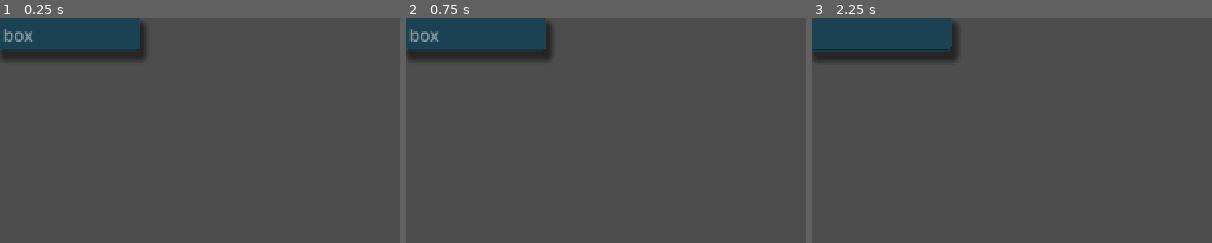
Above: before the commit, frames 1-3 (left to right).
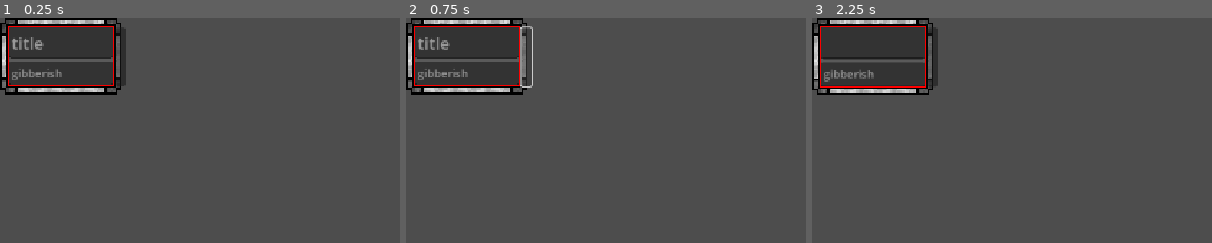
Above: after the commit, the same moments.

Repository: Toasterhog/Nodeweb
Game: Godot game, scene res://papperthings/box/box.tscn
Same seed, same stepped clock (60 frames per second), same inputs: the game is played once before the commit and once after it. This scene is started directly instead of the project's main scene.
Inputs (mouse positions are % of the whole screen's width and height, from its top left):
- Up to frame 1 (0.25 s): no input
- Up to frame 2 (0.75 s): click (15, 8) at 0.52 s
- Up to frame 3 (2.25 s): tap Enter at 1.25 s; drag from (9, 4) to (60, 28) at 1.27 s; tap Space at 2 s; drag from (30, 55) to (45, 70) at 2.02 s
The pictures show only the part of the screen within x 0-50%, y 0-50%; the shares and areas given below are measured in that part.

The runs differ from the first frame. In frame 1, 9.8% of the frame differs, in the area x 0-37%, y 0-35%; in frame 2, 9.7%; in frame 3, 9.8%.
Error before the commit: Cannot call method 'get_children' on a null value. (res://papperthings/box/box.gd:159)
Error after the commit: Cannot call method 'get_children' on a null value. (res://papperthings/box/box.gd:186)

Commit message:
copy pasted panelcontainer-bransh to main
merge conflicts seem complicated

Diff:
--- a/bundle/bundle.tscn
+++ b/bundle/bundle.tscn
@@ -1,7 +1,7 @@
 [gd_scene load_steps=6 format=3 uid="uid://bhwvnws1rjko1"]
 
 [ext_resource type="Script" uid="uid://0qftln2sxev6" path="res://bundle/bundle.gd" id="1_e8frx"]
-[ext_resource type="StyleBox" uid="uid://dslie07m1kvw8" path="res://bundle/stf_smooth.tres" id="2_8skqq"]
+[ext_resource type="StyleBox" uid="uid://spy3hb58k6gf" path="res://bundle/stf_pixel.tres" id="2_7y1ch"]
 [ext_resource type="Theme" uid="uid://dw2sfd8pw202m" path="res://bundle/button_drag_bundle_pixel.tres" id="3_8skqq"]
 
 [sub_resource type="StyleBoxFlat" id="StyleBoxFlat_8skqq"]
@@ -26,7 +26,7 @@
 offset_right = 180.0
 offset_bottom = 180.0
 mouse_filter = 1
-theme_override_styles/panel = ExtResource("2_8skqq")
+theme_override_styles/panel = ExtResource("2_7y1ch")
 
 [node name="drag_button" type="Button" parent="Panel"]
 texture_filter = 1
@@ -48,6 +48,7 @@
 action_mode = 0
 
 [node name="drag_button2" type="Button" parent="Panel"]
+z_index = 1
 texture_filter = 1
 custom_minimum_size = Vector2(35, 35)
 layout_mode = 1
--- /dev/null
+++ b/papperthings/box/LineEdit.tres
@@ -0,0 +1,7 @@
+[gd_resource type="StyleBoxFlat" load_steps=0 format=3 uid="uid://bpgb76j1gytm4"]
+
+[resource]
+bg_color = Color(0.0494, 0.19266, 0.38, 1)
+border_color = Color(0.0923, 0.35997, 0.71, 1)
+corner_radius_top_left = 5
+corner_radius_top_right = 5
--- /dev/null
+++ b/papperthings/box/LineEdit_texture.tres
@@ -0,0 +1,13 @@
+[gd_resource type="StyleBoxTexture" load_steps=2 format=3 uid="uid://bjj81ehc027iq"]
+
+[ext_resource type="Texture2D" uid="uid://mxy4qg5n5uy2" path="res://papperthings/box/7ght6K.png" id="1_jb815"]
+
+[resource]
+texture = ExtResource("1_jb815")
+texture_margin_left = 46.0
+texture_margin_top = 45.0
+texture_margin_right = 46.0
+texture_margin_bottom = 45.0
+axis_stretch_horizontal = 1
+axis_stretch_vertical = 1
+region_rect = Rect2(195, 195, 186, 186)
--- /dev/null
+++ b/papperthings/box/TextEdit.tres
@@ -0,0 +1,7 @@
+[gd_resource type="StyleBoxFlat" format=3 uid="uid://dy5xcm4jxhkpt"]
+
+[resource]
+bg_color = Color(0.0494, 0.19266, 0.38, 1)
+border_color = Color(0.0923, 0.35997, 0.71, 1)
+corner_radius_bottom_right = 5
+corner_radius_bottom_left = 5
--- /dev/null
+++ b/papperthings/box/TextEdit_texture.tres
@@ -0,0 +1,14 @@
+[gd_resource type="StyleBoxTexture" load_steps=2 format=3 uid="uid://cb3ytgp425pt6"]
+
+[ext_resource type="Texture2D" uid="uid://mxy4qg5n5uy2" path="res://papperthings/box/7ght6K.png" id="1_s5fhv"]
+
+[resource]
+texture = ExtResource("1_s5fhv")
+texture_margin_left = 21.0
+texture_margin_top = 21.0
+texture_margin_right = 22.0
+texture_margin_bottom = 21.0
+expand_margin_top = 28.0
+axis_stretch_horizontal = 1
+axis_stretch_vertical = 1
+region_rect = Rect2(579, 579, 187, 186)
--- a/papperthings/box/box.gd
+++ b/papperthings/box/box.gd
@@ -1,27 +1,28 @@
-extends Panel
+extends PanelContainer
 class_name BoxClass
 
 @export var id: int = -1
 @export var links: Array = []
 
-signal moved  # Emits when the box moves
+signal moved
 
 # Find ToolAddLink dynamically to prevent cyclic reference
 @onready var tool_add_link: ToolAddLink = get_tree().get_first_node_in_group("tool_add_link")
 @onready var state_machine := get_node("/root/Main/state_machine_tools")
-@onready var VBC: VBoxContainer = $VBoxContainer
-@onready var HBC: HBoxContainer = $VBoxContainer/HBoxContainer
-@onready var TE: TextEdit = $VBoxContainer/TextEdit
-@onready var LE: TextEdit = $VBoxContainer/LineEdit
-
+@onready var BH: Node2D = get_node("/root/Main/papper/boxHolder")
+@onready var VBC: VBoxContainer = $MarginContainer/VBoxContainer
+@onready var TE: TextEdit = $MarginContainer/VBoxContainer/TextEdit
+@onready var LE: TextEdit = $MarginContainer/VBoxContainer/LineEdit
 
 var is_dragging := false
 var is_flowing := true
+var is_scaling := false
 var drag_offset := Vector2.ZERO
 var mouse_inside := false
 var middlepos : Vector2
-
-@onready var BH: Node2D = get_node("/root/Main/papper/boxHolder")
+var cust_width_fold : float = 0
+var cust_width_expnd : float = 0
+
 
 
 func _ready() -> void:
@@ -30,15 +31,9 @@
 	add_to_group("boxes")
 	update_vbc_and_panel_size()
 
-#### gui input only called if mouse point is in gui rect
 ### there is a has_point() method
 
 func _input(event: InputEvent) -> void:
-
-	#if mouse_inside and event is InputEventMouseButton and event.double_click and event.button_index == MOUSE_BUTTON_LEFT:
-		#await get_tree().process_frame
-		#var te = $VBoxContainer/TextEdit
-		#te.grab_focus()
 
 	if TE.has_focus() or LE.has_focus():
 		if (mouse_inside == false and event is InputEventMouseButton and event.pressed\
@@ -68,8 +63,8 @@
 
 
 func _process(_delta: float) -> void:
-
 	if is_dragging:
+		pass
 		global_position = get_global_mouse_position() - drag_offset
 		middlepos = global_position + size/2
 		moved.emit()
@@ -85,6 +80,16 @@
 				i.is_flowing = true
 				i.set_process(true)
 
+	elif is_scaling:
+		if not TE.visible:
+			cust_width_fold = get_global_mouse_position().x - global_position.x
+			cust_width_fold = maxf(150+24, cust_width_fold)
+		else:
+			cust_width_expnd = get_global_mouse_position().x - global_position.x
+			cust_width_expnd = max(150+24, cust_width_expnd, TE.get_minimum_size().x + 24)
+		update_vbc_and_panel_size()
+
+
 	elif is_flowing:
 		flow()
 	else:
@@ -116,11 +121,33 @@
 	update_vbc_and_panel_size()
 
 func update_vbc_and_panel_size():
-	VBC.size = Vector2.ZERO
+	var w
+	var wi
+
+	if TE.visible == false:
+		w = maxf(150+24, cust_width_fold)
+		wi = maxf(150, cust_width_fold -24)
+
+	else:
+		w = maxf(150+24 , cust_width_expnd)
+		wi = maxf(150, cust_width_expnd -24)
+
+	LE.size.x = wi
+	TE.size.x = wi
+	VBC.size.x = wi
+	size.x = w
+
+	LE.size.y = 0
 	await get_tree().process_frame
-	size = VBC.size
+	size.y = 0
+	VBC.size.y  = 0
+	TE.size.y  = 0
+
 	middlepos = global_position + size/2
 	moved.emit()
+
+
+
 
 #@export var curve : Curve
 #func flow2():
@@ -189,3 +216,13 @@
 
 func set_color(color : Color):
 	self_modulate = color
+
+
+
+func _on_button_scale_le_down() -> void:
+	is_scaling = true
+	set_process(true)
+
+
+func _on_button_scale_le_up() -> void:
+	is_scaling = false
--- a/papperthings/box/box.tscn
+++ b/papperthings/box/box.tscn
@@ -1,69 +1,60 @@
 [gd_scene load_steps=6 format=3 uid="uid://wfnqhd3r5fxx"]
 
+[ext_resource type="StyleBox" uid="uid://tunkcckfrswo" path="res://papperthings/box/box5.tres" id="1_hwf1r"]
 [ext_resource type="Script" uid="uid://7gx01op71qhq" path="res://papperthings/box/box.gd" id="1_p41sv"]
-
-[sub_resource type="StyleBoxFlat" id="StyleBoxFlat_wcjw6"]
-bg_color = Color(1, 1, 1, 1)
-corner_radius_top_left = 5
-corner_radius_top_right = 5
-corner_radius_bottom_right = 5
-corner_radius_bottom_left = 4
-shadow_color = Color(0, 0, 0, 0.501961)
-shadow_size = 10
-shadow_offset = Vector2(5, 10)
-
-[sub_resource type="RectangleShape2D" id="RectangleShape2D_t8o5h"]
 
 [sub_resource type="StyleBoxEmpty" id="StyleBoxEmpty_ryaet"]
 
 [sub_resource type="StyleBoxEmpty" id="StyleBoxEmpty_wcjw6"]
 
-[node name="base" type="Panel"]
-self_modulate = Color(0.1105, 0.497142, 0.65, 1)
-custom_minimum_size = Vector2(200, 45.39)
-offset_right = 200.0
-offset_bottom = 45.39
+[sub_resource type="GDScript" id="GDScript_p41sv"]
+script/source = "extends ReferenceRect
+
+@onready var v_box_container = $\"../MarginContainer/VBoxContainer\"
+func _process(delta: float) -> void:
+	size = v_box_container.size
+	global_position = v_box_container.global_position
+"
+
+[node name="base" type="PanelContainer"]
+texture_filter = 1
+custom_minimum_size = Vector2(174, 63)
+offset_right = 174.0
+offset_bottom = 109.0
 focus_mode = 2
-theme_override_styles/panel = SubResource("StyleBoxFlat_wcjw6")
+theme_override_styles/panel = ExtResource("1_hwf1r")
 script = ExtResource("1_p41sv")
 
-[node name="Area2D" type="Area2D" parent="."]
-visible = false
+[node name="MarginContainer" type="MarginContainer" parent="."]
+layout_mode = 2
+mouse_filter = 2
+theme_override_constants/margin_left = -12
+theme_override_constants/margin_top = -12
+theme_override_constants/margin_right = -12
+theme_override_constants/margin_bottom = -12
 
-[node name="CollisionShape2D" type="CollisionShape2D" parent="Area2D"]
-visible = false
-position = Vector2(100, 100)
-scale = Vector2(12.5, 12.5)
-shape = SubResource("RectangleShape2D_t8o5h")
-
-[node name="VBoxContainer" type="VBoxContainer" parent="."]
-custom_minimum_size = Vector2(200, 0)
-layout_mode = 1
-offset_right = 200.0
-offset_bottom = 100.0
+[node name="VBoxContainer" type="VBoxContainer" parent="MarginContainer"]
+texture_filter = 2
+layout_mode = 2
 mouse_filter = 2
 
-[node name="LineEdit" type="TextEdit" parent="VBoxContainer"]
+[node name="LineEdit" type="TextEdit" parent="MarginContainer/VBoxContainer"]
 clip_contents = false
-custom_minimum_size = Vector2(200, 0)
+custom_minimum_size = Vector2(150, 39)
 layout_mode = 2
-size_flags_horizontal = 3
 focus_neighbor_bottom = NodePath("../TextEdit")
 mouse_filter = 1
 theme_override_font_sizes/font_size = 24
 theme_override_styles/focus = SubResource("StyleBoxEmpty_ryaet")
-placeholder_text = "box"
+placeholder_text = "title"
 context_menu_enabled = false
-emoji_menu_enabled = false
 wrap_mode = 1
 scroll_fit_content_height = true
-scroll_fit_content_width = true
 caret_blink = true
 
-[node name="TextEdit" type="TextEdit" parent="VBoxContainer"]
-visible = false
+[node name="TextEdit" type="TextEdit" parent="MarginContainer/VBoxContainer"]
 clip_contents = false
-custom_minimum_size = Vector2(0, 50)
+custom_minimum_size = Vector2(150, 35)
 layout_mode = 2
 focus_neighbor_top = NodePath("../LineEdit")
 mouse_filter = 1
@@ -74,7 +65,33 @@
 scroll_fit_content_width = true
 caret_blink = true
 
+[node name="Control" type="Control" parent="MarginContainer"]
+layout_mode = 2
+mouse_filter = 2
+
+[node name="Button_scale_LE" type="Button" parent="MarginContainer/Control"]
+layout_mode = 2
+anchor_left = 1.0
+anchor_right = 1.0
+anchor_bottom = 1.0
+offset_left = 3.0
+offset_top = 1.0
+offset_right = 18.0
+grow_horizontal = 0
+grow_vertical = 2
+size_flags_horizontal = 8
+mouse_default_cursor_shape = 10
+
+[node name="ReferenceRect" type="ReferenceRect" parent="."]
+layout_mode = 2
+mouse_filter = 2
+border_width = 1.6
+editor_only = false
+script = SubResource("GDScript_p41sv")
+
 [connection signal="mouse_entered" from="." to="." method="_on_mouse_entered"]
 [connection signal="mouse_exited" from="." to="." method="_on_mouse_exited"]
-[connection signal="text_changed" from="VBoxContainer/LineEdit" to="." method="update_vbc_and_panel_size"]
-[connection signal="text_changed" from="VBoxContainer/TextEdit" to="." method="update_vbc_and_panel_size"]
+[connection signal="text_changed" from="MarginContainer/VBoxContainer/LineEdit" to="." method="update_vbc_and_panel_size"]
+[connection signal="text_changed" from="MarginContainer/VBoxContainer/TextEdit" to="." method="update_vbc_and_panel_size"]
+[connection signal="button_down" from="MarginContainer/Control/Button_scale_LE" to="." method="_on_button_scale_le_down"]
+[connection signal="button_up" from="MarginContainer/Control/Button_scale_LE" to="." method="_on_button_scale_le_up"]
--- /dev/null
+++ b/papperthings/box/box2.tres
@@ -0,0 +1,13 @@
+[gd_resource type="StyleBoxTexture" load_steps=2 format=3 uid="uid://d4nbi03pqiy5g"]
+
+[ext_resource type="Texture2D" uid="uid://dxjuxvy81ey3x" path="res://papperthings/box/untitled.png" id="1_mojrg"]
+
+[resource]
+texture = ExtResource("1_mojrg")
+texture_margin_left = 26.0
+texture_margin_top = 26.0
+texture_margin_right = 24.0
+texture_margin_bottom = 24.0
+axis_stretch_horizontal = 1
+axis_stretch_vertical = 1
+region_rect = Rect2(3, 3, 90, 90)
--- /dev/null
+++ b/papperthings/box/box3.tres
@@ -0,0 +1,12 @@
+[gd_resource type="StyleBoxTexture" load_steps=2 format=3 uid="uid://bve27q2fkcixn"]
+
+[ext_resource type="Texture2D" uid="uid://bfs1n40poie8a" path="res://papperthings/box/box5_200.png" id="1_sg0c7"]
+
+[resource]
+texture = ExtResource("1_sg0c7")
+texture_margin_left = 14.0
+texture_margin_top = 14.0
+texture_margin_right = 14.0
+texture_margin_bottom = 14.0
+axis_stretch_horizontal = 1
+axis_stretch_vertical = 1
--- /dev/null
+++ b/papperthings/box/box4.tres
@@ -0,0 +1,12 @@
+[gd_resource type="StyleBoxTexture" load_steps=2 format=3 uid="uid://b4f64yi0e31ql"]
+
+[ext_resource type="Texture2D" uid="uid://bb7ksexsmvetd" path="res://papperthings/box/box6_300.png" id="1_6vdj4"]
+
+[resource]
+texture = ExtResource("1_6vdj4")
+texture_margin_left = 27.0
+texture_margin_top = 27.0
+texture_margin_right = 27.0
+texture_margin_bottom = 27.0
+axis_stretch_horizontal = 1
+axis_stretch_vertical = 1
--- /dev/null
+++ b/papperthings/box/box5.tres
@@ -0,0 +1,13 @@
+[gd_resource type="StyleBoxTexture" load_steps=2 format=3 uid="uid://tunkcckfrswo"]
+
+[ext_resource type="Texture2D" uid="uid://b1fvpqk3s7sgg" path="res://papperthings/box/box9_300.png" id="1_5r2iw"]
+
+[resource]
+texture = ExtResource("1_5r2iw")
+texture_margin_left = 24.0
+texture_margin_top = 24.0
+texture_margin_right = 24.0
+texture_margin_bottom = 24.0
+axis_stretch_horizontal = 1
+axis_stretch_vertical = 1
+region_rect = Rect2(0, 0, 96, 96)
--- /dev/null
+++ b/papperthings/box/box6.tres
@@ -0,0 +1,13 @@
+[gd_resource type="StyleBoxTexture" load_steps=2 format=3 uid="uid://caplknhnqyj7k"]
+
+[ext_resource type="Texture2D" uid="uid://db42j0tbphv2p" path="res://papperthings/box/box10_300.png" id="1_dnoe3"]
+
+[resource]
+texture = ExtResource("1_dnoe3")
+texture_margin_left = 24.0
+texture_margin_top = 24.0
+texture_margin_right = 21.0
+texture_margin_bottom = 21.0
+axis_stretch_horizontal = 1
+axis_stretch_vertical = 1
+region_rect = Rect2(3, 3, 90, 90)
--- /dev/null
+++ b/papperthings/box/box_theme.tres
@@ -0,0 +1,9 @@
+[gd_resource type="Theme" load_steps=3 format=3 uid="uid://bja0qgixv3n7q"]
+
+[ext_resource type="StyleBox" uid="uid://bpgb76j1gytm4" path="res://papperthings/box/LineEdit.tres" id="1_nl7eb"]
+
+[sub_resource type="StyleBoxEmpty" id="StyleBoxEmpty_jnfxe"]
+
+[resource]
+TextEdit/styles/focus = SubResource("StyleBoxEmpty_jnfxe")
+TextEdit/styles/normal = ExtResource("1_nl7eb")
--- /dev/null
+++ b/papperthings/box/panel.tres
@@ -0,0 +1,11 @@
+[gd_resource type="StyleBoxFlat" load_steps=0 format=3 uid="uid://blp7qhy6v8txg"]
+
+[resource]
+bg_color = Color(1, 1, 1, 1)
+corner_radius_top_left = 5
+corner_radius_top_right = 5
+corner_radius_bottom_right = 5
+corner_radius_bottom_left = 5
+shadow_color = Color(0, 0, 0, 0.501961)
+shadow_size = 10
+shadow_offset = Vector2(5, 10)
--- a/papperthings/link/link.gd
+++ b/papperthings/link/link.gd
@@ -1,8 +1,8 @@
 extends Node2D
 class_name Link
 
-@export var start_box: Panel
-@export var end_box: Panel
+@export var start_box: PanelContainer
+@export var end_box: PanelContainer
 
 const  default_width := 8.0
 const hover_width := 14.0
--- a/saveAndLoad/load_dialog.gd
+++ b/saveAndLoad/load_dialog.gd
@@ -47,14 +47,14 @@
 	for i in A_position.size():
 
 		var box := BOX.instantiate()
-		var LE := box.get_node("VBoxContainer/LineEdit")
-		var TE := box.get_node("VBoxContainer/TextEdit")
+		var LE := box.get_node("MarginContainer/VBoxContainer/LineEdit")
+		var TE := box.get_node("MarginContainer/VBoxContainer/TextEdit")
 
 		LE.text = A_LE[i]
 		TE.text = A_TE[i]
-		box.self_modulate = A_color[i]
+		box.set_color(A_color[i])
 		box.position = A_position[i]
-		box.get_node("VBoxContainer/TextEdit").visible = A_ex[i]
+		box.get_node("MarginContainer/VBoxContainer/TextEdit").visible = A_ex[i]
 		box.id = A_id[i] + 1000
 		box_holder.add_child(box)
 		box.update_vbc_and_panel_size()
--- a/saveAndLoad/save_dialog.gd
+++ b/saveAndLoad/save_dialog.gd
@@ -43,31 +43,33 @@
 	button_animate.emit()
 	var document = DOCUMENT_PRESET_RESOURCE.duplicate()
 
-	var length := box_holder.get_child_count()
-	document.id.resize(length)
-	document.pos.resize(length)
-	document.color.resize(length)
-	document.LineText.resize(length)
-	document.BodyText.resize(length)
-	document.expanded.resize(length)
+	var boxhcc := box_holder.get_child_count()
+	document.id.resize(boxhcc)
+	document.pos.resize(boxhcc)
+	document.color.resize(boxhcc)
+	document.LineText.resize(boxhcc)
+	document.BodyText.resize(boxhcc)
+	document.expanded.resize(boxhcc)
 
-	document.link_sb.resize(link_holder.get_child_count())
-	document.link_eb.resize(link_holder.get_child_count())
+	var linkhcc := link_holder.get_child_count()
+	document.link_sb.resize(linkhcc)
+	document.link_eb.resize(linkhcc)
 
-	document.bundle_id.resize(bundle_holder.get_child_count())
-	document.bundle_pos.resize(bundle_holder.get_child_count())
-	document.bundle_size.resize(bundle_holder.get_child_count())
-	document.bundle_color.resize(bundle_holder.get_child_count())
-	document.bundle_label.resize(bundle_holder.get_child_count())
+	var bundlehcc:= bundle_holder.get_child_count()
+	document.bundle_id.resize(bundlehcc)
+	document.bundle_pos.resize(bundlehcc)
+	document.bundle_size.resize(bundlehcc)
+	document.bundle_color.resize(bundlehcc)
+	document.bundle_label.resize(bundlehcc)
 
 	for b in box_holder.get_children():
 		var i = b.get_index()
 		document.id[i] = b.id
 		document.pos[i] = b.position
 		document.color[i] = b.self_modulate
-		document.LineText[i] = b.get_node("VBoxContainer/HBoxContainer/LineEdit").text
-		document.BodyText[i] = b.get_node("VBoxContainer/TextEdit").text
-		document.expanded[i] = b.get_node("VBoxContainer/TextEdit").visible
+		document.LineText[i] = b.get_node("MarginContainer/VBoxContainer/LineEdit").text
+		document.BodyText[i] = b.get_node("MarginContainer/VBoxContainer/TextEdit").text
+		document.expanded[i] = b.get_node("$MarginContainer/VBoxContainer/TextEdit").visible
 
 	for l in link_holder.get_children():
 		var i = l.get_index()
--- a/scenes/second_main.tscn
+++ b/scenes/second_main.tscn
@@ -122,7 +122,7 @@
 custom_minimum_size = Vector2(31, 0)
 layout_mode = 2
 flat = true
-color = Color(0.0494, 0.19266, 0.38, 1)
+color = Color(0.854902, 0.458824, 0.145098, 1)
 
 [node name="Button" type="Button" parent="CanvasLayer/VBoxContainer/HBoxContainer2/ColorPickerButton"]
 layout_mode = 1
--- a/scripts/camera_2d.gd
+++ b/scripts/camera_2d.gd
@@ -1,7 +1,7 @@
 extends Camera2D
 
 var target_zoom := 1.0
-var max_zoom := 2  # furthest in
+var max_zoom := 5  # furthest in
 var min_zoom := 0.3  #furthest out
 var delta_zoom := 0.3 #sensitivity / differance per wheel movement
 var zoom_rate := 10  #speed to follow, lower = dragy and delayed
@@ -37,10 +37,12 @@
 func zoom_out() -> void:
 	target_zoom = max(target_zoom * (1- delta_zoom), min_zoom)
 	set_physics_process(true)
+	print("(out) target_zoom: " , target_zoom)
 
 func zoom_in() -> void:
 	target_zoom = min(target_zoom *(1+delta_zoom), max_zoom)
 	set_physics_process(true)
+	print("(in) target_zoom: " , target_zoom)
 
 func _physics_process(delta: float) -> void:
 	zoom = lerp( zoom, target_zoom * Vector2.ONE, zoom_rate * delta )
--- a/state/tool_add_box.gd
+++ b/state/tool_add_box.gd
@@ -9,4 +9,5 @@
 				var box = preload("uid://wfnqhd3r5fxx").instantiate()
 				box.position = $"../../papper".get_global_mouse_position() - box.size/2
 				box.self_modulate = default_color
+				#box.get_node("VBoxContainer/HBoxContainer/ColorPickerButton").color = default_color
 				box_holder.add_child(box)
--- a/state/tool_add_link.gd
+++ b/state/tool_add_link.gd
@@ -1,10 +1,10 @@
 extends State
 class_name ToolAddLink
 
-var grabbing_box: Panel = null
+var grabbing_box: PanelContainer = null
 var is_dragging: bool = false
 var link_preview: Line2D = null
-var start_box: Panel = null
+var start_box: PanelContainer = null
 @onready var papper: Node2D = $"../../papper"
 @onready var link_scene = preload("uid://bbfr0s07ij6tq")
 @onready var link_holder = $"../../papper/linkHolder"
@@ -51,7 +51,7 @@
 		var mouse_papper_pos = papper.get_local_mouse_position()
 		link_preview.points = [start_box.middlepos, mouse_papper_pos]
 
-func instantiate_link(box_a: Panel, box_b: Panel):
+func instantiate_link(box_a: PanelContainer, box_b: PanelContainer):
 	var link = link_scene.instantiate()
 	link.start_box = box_a
 	link.end_box = box_b
@@ -71,10 +71,10 @@
 		link_preview.queue_free()
 		link_preview = null
 
-func mouse_over_box(box: Panel):
+func mouse_over_box(box: PanelContainer):
 	grabbing_box = box
 
-func check_if_link_pair_doesnt_exists(sb : Panel, eb : Panel) -> bool: #checks if the two boxes has a link between them
+func check_if_link_pair_doesnt_exists(sb : PanelContainer, eb : PanelContainer) -> bool: #checks if the two boxes has a link between them
 	for L: Link in sb.links:
 		if L.start_box == eb or L.end_box == eb:
 			return false
Binary file added: papperthings/box/7ght6K.png
Not shown, added: papperthings/box/7ght6K.png.import
Binary file added: papperthings/box/LE_scale_button.png
Not shown, added: papperthings/box/LE_scale_button.png.import
Binary file added: papperthings/box/box10_300.png
Not shown, added: papperthings/box/box10_300.png.import
Binary file added: papperthings/box/box2_500.png
Not shown, added: papperthings/box/box2_500.png.import
Binary file added: papperthings/box/box3_300.png
Not shown, added: papperthings/box/box3_300.png.import
Binary file added: papperthings/box/box4_200.png
Not shown, added: papperthings/box/box4_200.png.import
(and 18 more such lines)
